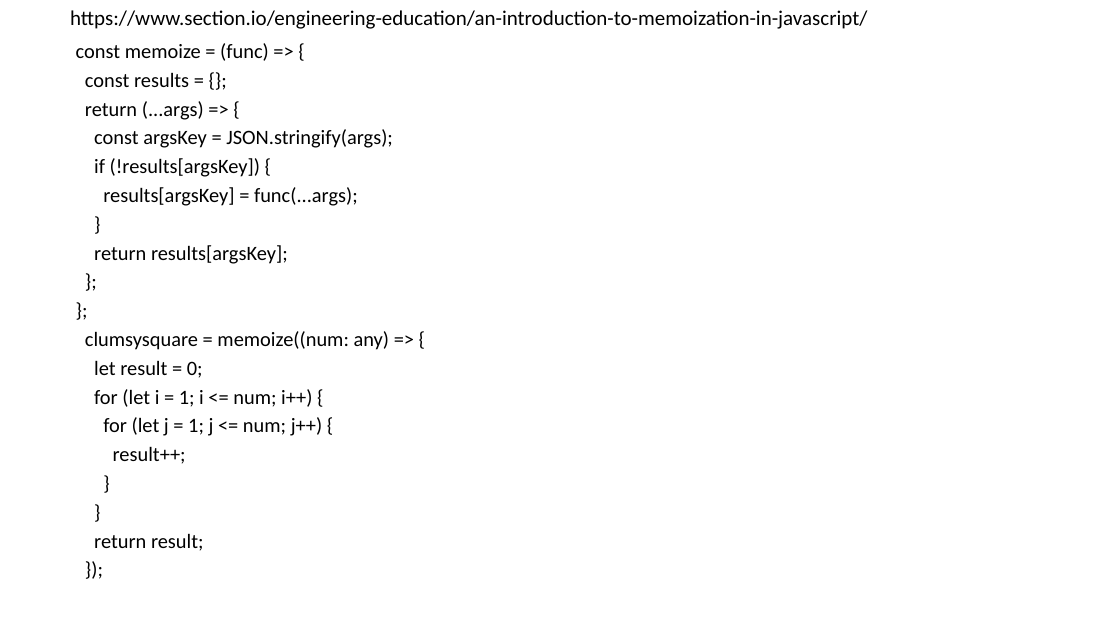
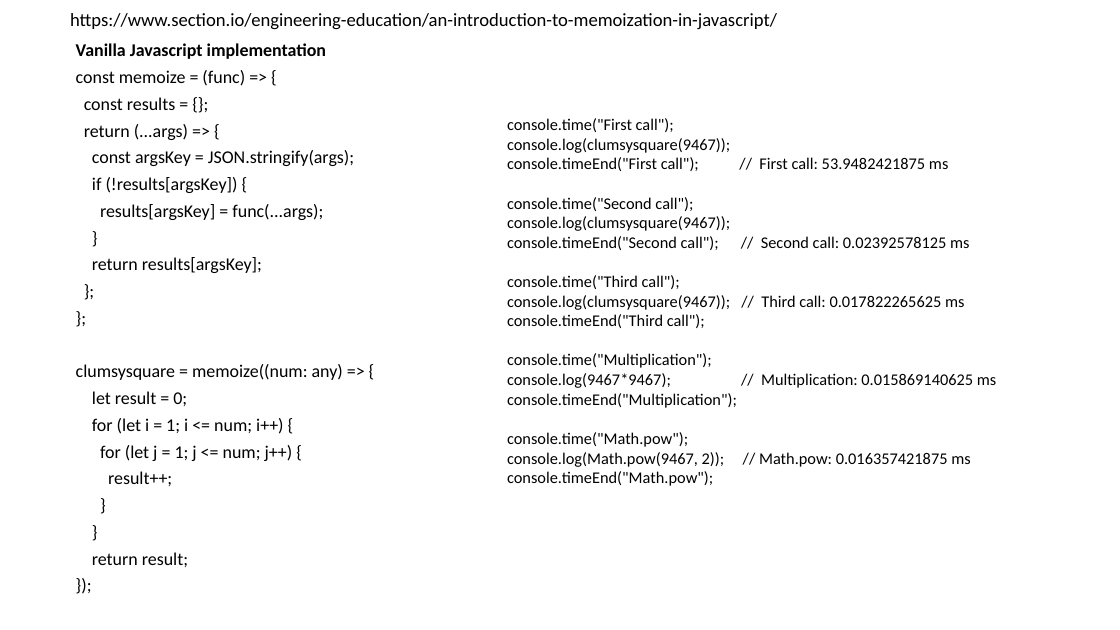
Before and after one commit to marius-oprea/onPush, a slide deck: slide 5 of presentation/Presentation.odp (slide 4 before the commit). Drawn at 1120x630 pixels with LibreOffice and Linux fonts; fonts in the diff are those of the drawing. Boxes give left, top, right and bottom in pixels: in the first picture for what was removed or moved away, otherwise in the second. Text is boxed around its words. In the diff, an @@ line names an element or a change of style, - is before the commit and + after.

```diff
--- a/presentation/Presentation.odp
+++ b/presentation/Presentation.odp
@@ title "https://www.section.io/engineering-education/an-introduction ..." at [70, 13, 777, 59]: size 18 to 16 pt @@
@@ text at [76, 43, 327, 59]: paragraph added @@
+Vanilla Javascript implementation
@@ text at [76, 70, 354, 567]: size 17.5 to 15.4 pt @@
@@ text added at [507, 118, 996, 467], 14 pt, text #000000 @@
+console.time("First call");
+console.log(clumsysquare(9467));
+console.timeEnd("First call"); // First call: 53.9482421875 ms
+console.time("Second call");
+console.log(clumsysquare(9467));
+console.timeEnd("Second call"); // Second call: 0.02392578125 ms
+console.time("Third call");
+console.log(clumsysquare(9467)); // Third call: 0.017822265625 ms
+console.timeEnd("Third call");
+console.time("Multiplication");
+console.log(9467*9467); // Multiplication: 0.015869140625 ms
+console.timeEnd("Multiplication");
+console.time("Math.pow");
+console.log(Math.pow(9467, 2)); // Math.pow: 0.016357421875 ms
+console.timeEnd("Math.pow");
```
Also in this commit, not shown: 3 other slides changed, 1 slide added, 6 other files.
